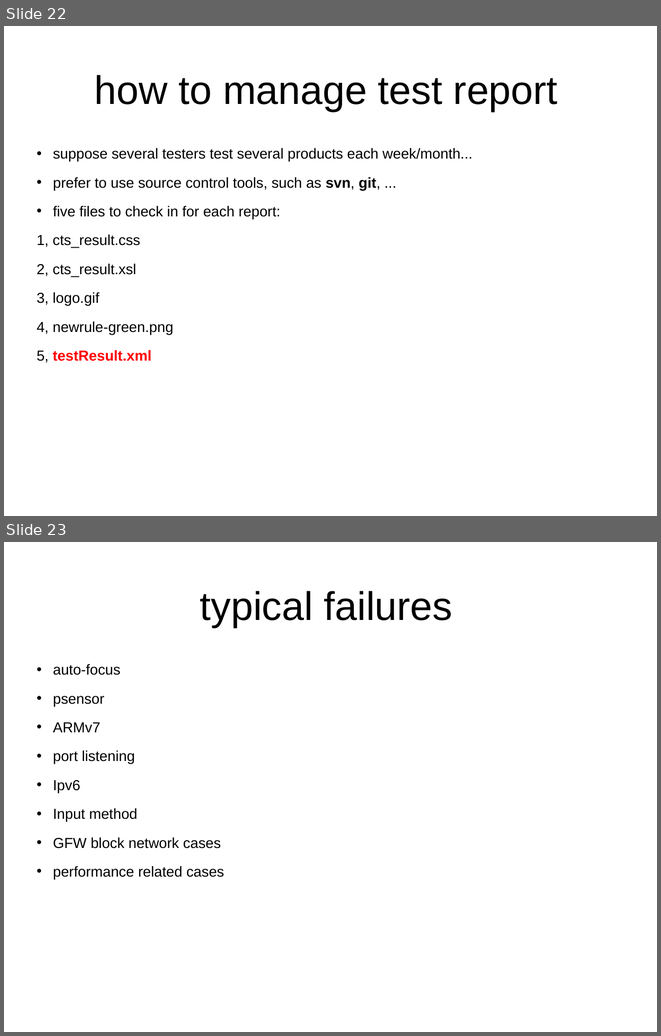
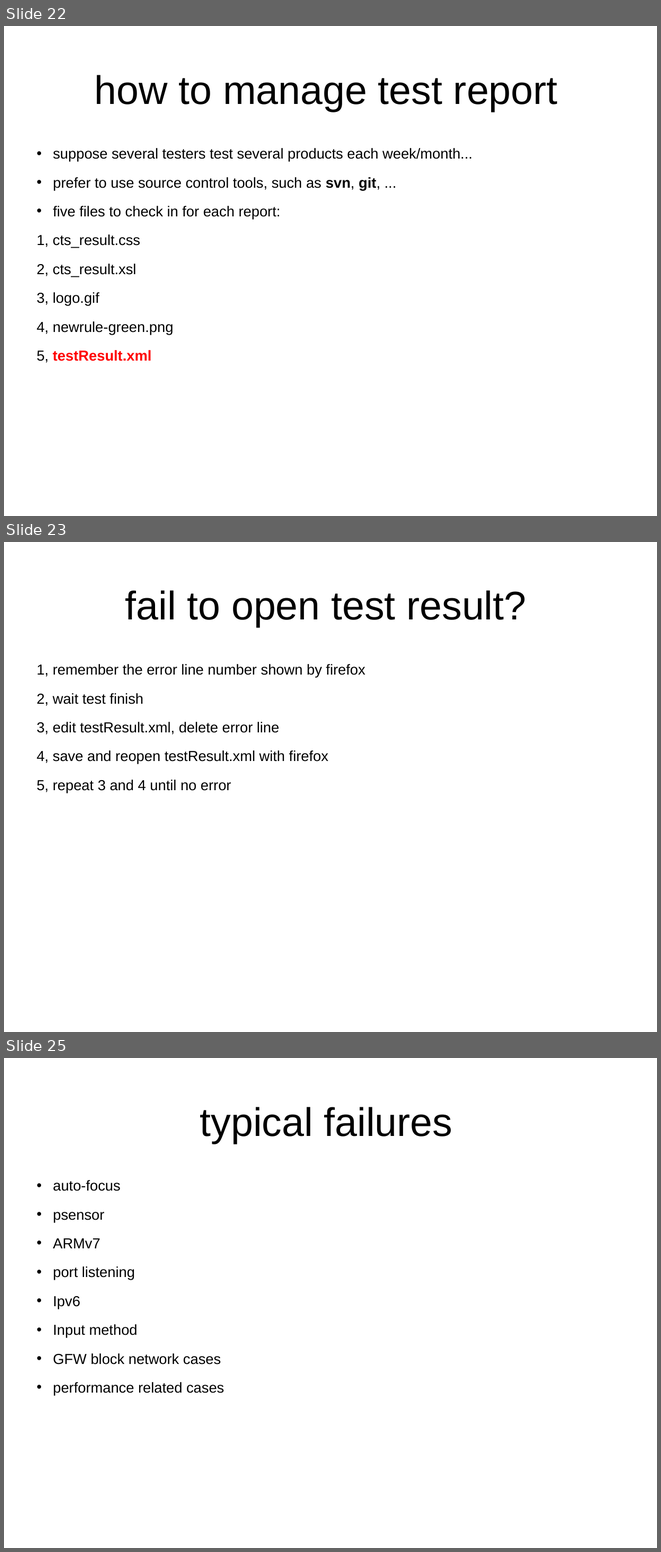
Before and after one commit to widerules/system-information, a slide deck: cts/CTS-training.ppt. Shown one above the other, each under a label of ours: slides 22 and 23 before the commit, slides 22, 23 and 25 after it; the slides between them are not shown. The pictures are 661x1036 and 661x1552 pixels, drawn with LibreOffice and Linux fonts; fonts in the diff are those of the drawing; background and template pictures are left out. Boxes give left, top, right and bottom in pixels: in the first picture for what was removed or moved away, otherwise in the second. Text is boxed around its words. In the diff, an @@ line names an element or a change of style, - is before the commit and + after.

```diff
--- a/cts/CTS-training.ppt
+++ b/cts/CTS-training.ppt
@@ slide 23 added at [4,542,657,1032], background picture (left out) @@
@@ title added at [125,590,527,627], 44 pt, text #000000 @@
+fail to open test result?
@@ text added at [37,664,365,793], 16 pt, text #000000 @@
+1, remember the error line number shown by firefox
+2, wait test finish
+3, edit testResult.xml, delete error line
+4, save and reopen testResult.xml with firefox
+5, repeat 3 and 4 until no error
@@ what was slide 23 is now slide 25 @@
```
Also in this commit, not shown: 4 slides changed, 1 other slide added, 1 other file.
